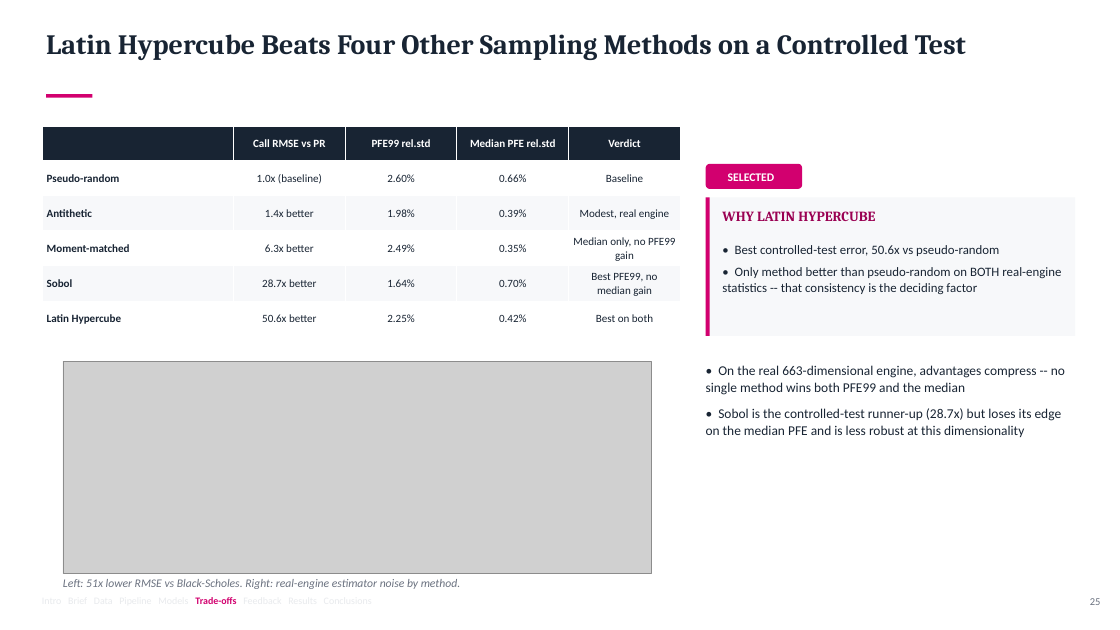
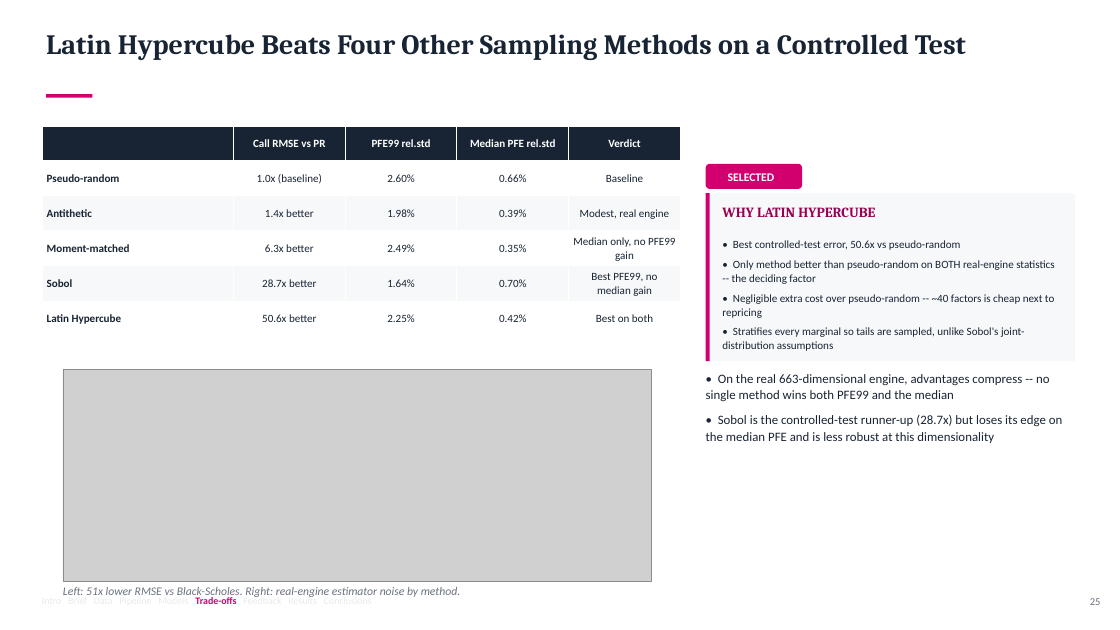
Before and after one commit to eshapandya24/capitolis-risk-engine, a slide deck: slide 25 of docs/Capitolis_CCR_Client_Final_Presentation.pptx. Drawn at 1120x630 pixels with LibreOffice and Linux fonts; fonts in the diff are those of the drawing; grey boxes stand for pictures. Boxes give left, top, right and bottom in pixels: in the first picture for what was removed or moved away, otherwise in the second. Text is boxed around its words. In the diff, an @@ line names an element or a change of style, - is before the commit and + after.

```diff
--- a/docs/Capitolis_CCR_Client_Final_Presentation.pptx
+++ b/docs/Capitolis_CCR_Client_Final_Presentation.pptx
@@ rectangle: place and size @@
-rectangle at [706, 197, 1075, 336]
+rectangle at [706, 193, 1075, 361]
@@ rectangle: place and size @@
-rectangle at [706, 197, 710, 336]
+rectangle at [706, 193, 710, 361]
@@ text "WHY LATIN HYPERCUBE": place and size @@
-text "WHY LATIN HYPERCUBE" at [722, 211, 875, 221]
+text "WHY LATIN HYPERCUBE" at [722, 207, 875, 217]
@@ text at [722, 260, 1054, 351]: text changed; size 11 to 9.5 pt @@
-• Only method better than pseudo-random on BOTH real-engine statistics -- that consistency is the deciding factor
+• Only method better than pseudo-random on BOTH real-engine statistics -- the deciding factor
+• Negligible extra cost over pseudo-random -- ~40 factors is cheap next to repricing
+• Stratifies every marginal so tails are sampled, unlike Sobol's joint-distribution assumptions
@@ text at [733, 240, 961, 250]: size 11 to 9.5 pt in "• Best controlled-test error, 50.6x vs pseudo-random" @@
@@ picture: place and size @@
-picture at [63, 361, 651, 574]
+picture at [63, 370, 651, 582]
@@ text "• On the real 663-dimensional ...": place and size @@
-text "• On the real 663-dimensional ..." at [706, 365, 1065, 437]
+text "• On the real 663-dimensional ..." at [706, 374, 1063, 443]
@@ text "• On the real 663-dimensional ..." at [706, 374, 1063, 443]: size 11.5 to 11 pt @@
@@ text "Left: 51x lower RMSE vs ...": place and size @@
-text "Left: 51x lower RMSE vs ..." at [63, 579, 460, 589]
+text "Left: 51x lower RMSE vs ..." at [63, 587, 460, 598]
```
Also in this commit, not shown: 11 other slides changed, 1 other file.
